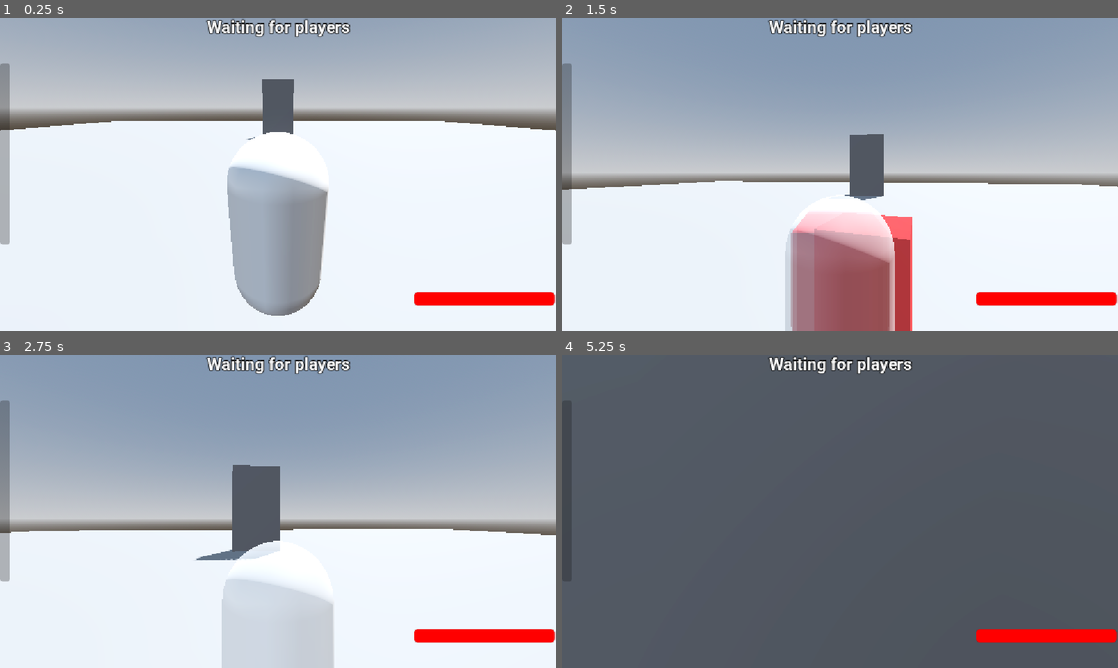
Above: before the commit, frames 1-4 (two rows, left to right).
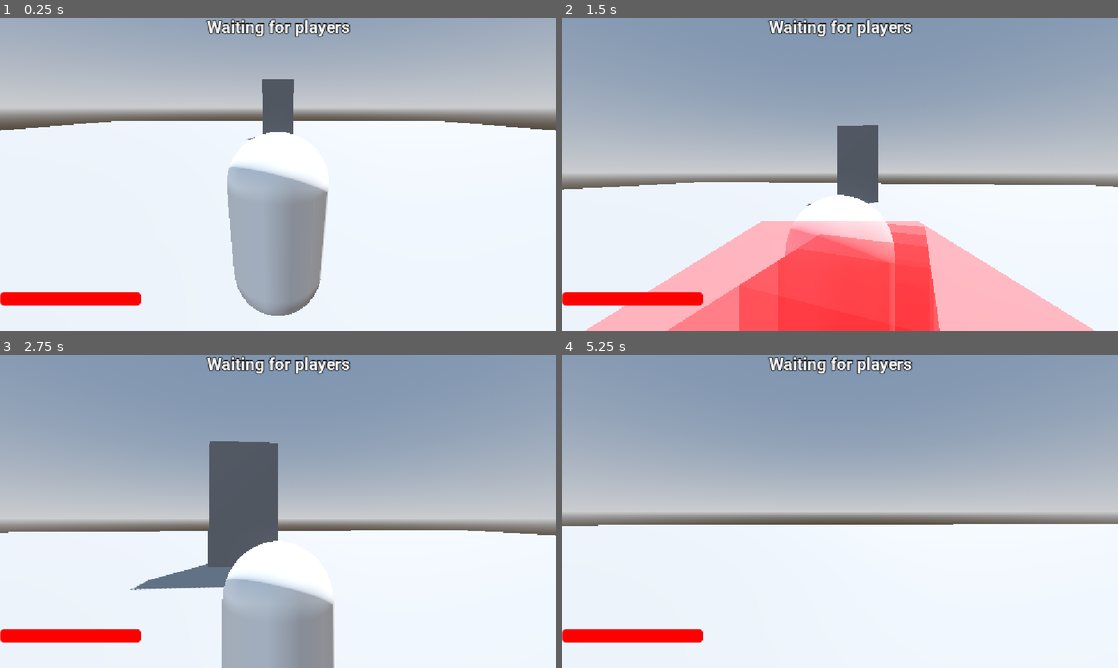
Above: after the commit, the same moments.

Repository: Virus01Official/forgotten_rewrite
Game: Godot game, scene res://main.tscn
Two runs of this game, one before a commit and one after it. Both use one fixed random seed, a clock stepped at 60 frames per second and the inputs below. The engine's default icon, where the game draws it, is replaced by a stand-in: a white triangle on a blue panel in a dark square.
Inputs (mouse positions are in pixels of both pictures, inside the frame that each line leads up to):
- Up to frame 1 (0.25 s): no input
- Up to frame 2 (1.5 s): move the mouse to (867, 174) at 0.52 s; hold W (move_forward) from 0.53 s (still down); tap Q (Ability1) at 0.6 s; move the mouse to (812, 174) at 1.27 s; tap E (Ability2) at 1.35 s
- Up to frame 3 (2.75 s): keep holding W (move_forward); move the mouse to (289, 505) at 2.02 s; tap R (Ability3) at 2.1 s
- Up to frame 4 (5.25 s): keep holding W (move_forward); move the mouse to (834, 517) at 2.77 s; tap T (Ability4) at 2.85 s; move the mouse to (878, 514) at 3.52 s; click (878, 514) at 3.6 s; move the mouse to (795, 508) at 4.27 s; tap V (ChangeCam) at 4.35 s; move the mouse to (845, 511) at 5.02 s; hold Shift (Sprint) from 5.03 s (still down)

The runs differ from the first frame. In frame 1, 3.2% of the frame differs, in the area x 0-100%, y 14-92%; in frame 2, 24%; in frame 3, 12%; in frame 4, 99%, in the area x 0-100%, y 0-100%.

Commit message:
added more stuff

Diff:
--- a/UI/player_ui.tscn
+++ b/UI/player_ui.tscn
@@ -104,14 +104,15 @@
 
 [node name="Health" type="ProgressBar" parent="GameStuff" unique_id=1203356740]
 layout_mode = 0
-offset_left = 858.0
+offset_left = 1.0
 offset_top = 568.0
-offset_right = 1149.0
+offset_right = 292.0
 offset_bottom = 595.0
 theme_override_styles/fill = SubResource("StyleBoxFlat_c8xti")
 show_percentage = false
 
 [node name="Oath" type="ProgressBar" parent="GameStuff" unique_id=1097091710]
+visible = false
 layout_mode = 0
 offset_top = 94.0
 offset_right = 21.0
@@ -121,3 +122,10 @@
 step = 1.0
 fill_mode = 3
 show_percentage = false
+
+[node name="AbilitiesStuff" type="VBoxContainer" parent="GameStuff" unique_id=1503361799]
+layout_mode = 0
+offset_left = 750.0
+offset_top = 532.0
+offset_right = 1153.0
+offset_bottom = 645.0
--- a/scripts/ability_component.gd
+++ b/scripts/ability_component.gd
@@ -355,6 +355,21 @@
 		$"..".apply_effect("invisibility", 1)
 		$"..".usingAbility = false
 
+	elif ability == "yixi_grab":
+		$"..".current_speed = 0
+
+		var hit_flag: Array = []
+
+		var spawn_pos = $"..".global_position
+		spawn_pos.y -= 0.9
+		$"../..".add_hitbox(
+			$"..".hitboxes, spawn_pos, hit_flag, 25, "survivor", Vector3(2.0,1.0,2.0), slash_hit, $".."
+		)
+		await get_tree().create_timer(0.05).timeout
+
+		$"..".current_speed = $"..".WALK_SPEED
+		$"..".usingAbility = false
+
 	elif ability == "ritual":
 		print("placing ritual")
 
--- a/scripts/player.gd
+++ b/scripts/player.gd
@@ -7,7 +7,7 @@
 const MOUSE_SENSITIVITY = 0.003
 
 var malice = 1
-var is_Killer = false
+var is_Killer = true
 
 var current_speed = WALK_SPEED
 
@@ -18,7 +18,7 @@
 
 var usingAbility = false
 var equipped_survivor = "nyx"
-var equipped_killer = "envy"
+var equipped_killer = "yixi"
 
 var crouching = false
 var oath = 0
--- a/scripts/test_npc.gd
+++ b/scripts/test_npc.gd
@@ -7,6 +7,8 @@
 @export var isKiller = true
 var health = 100
 
+var weakness = 0
+
 var stunned = false
 
 func _physics_process(delta: float) -> void:
